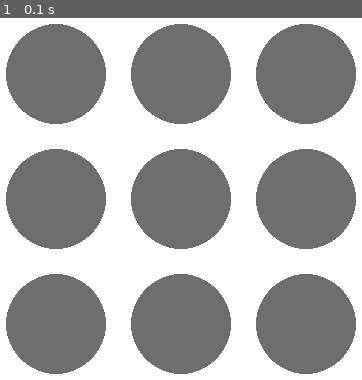
Above: before the commit, frame 1.
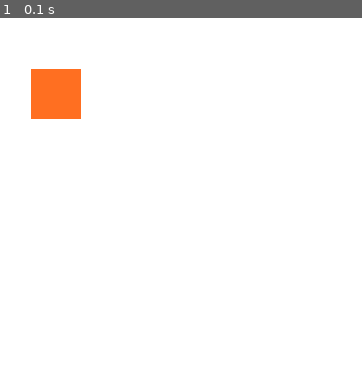
Above: after the commit, the same moment.

Repository: brooklyndippo/fruit-ninja-pygames
Game: pygame game, started from game.py
Same seed, same stepped clock (60 frames per second), same inputs: the game is played once before the commit and once after it.
Inputs:
- Up to frame 1 (0.1 s): no input

The runs differ from the first frame. In frame 1, 54% of the frame differs, in the area x 1-99%, y 1-99%.

Commit message:
draw a surface

Diff:
--- a/game.py
+++ b/game.py
@@ -5,6 +5,17 @@
 screen_width = 500
 screen_height = 500
 screen = pygame.display.set_mode([screen_height, screen_height])
+
+# Create a new instance of Surface
+surface = pygame.Surface((50, 50))
+surface.fill((255, 111, 33))
+
+# Clear screen
+screen.fill((255, 255, 255))
+
+# Draw the surface
+screen.blit(surface, (100, 120))
+
 
 # Creat the game loop
 running = True
@@ -14,26 +25,11 @@
         if event.type == pygame.QUIT:
             running = False
 
-    #clear the screen
-    screen.fill((255, 255, 255))
 
     #----------------------------------------------------------
     #YOUR DRAWING
-	# Draw a circle
-
-    color = (110, 110, 110)
-    for x in range(1,4):
-        part = screen_width/4
-        x_value = part * x
-
-        for y in range (1,4):
-            part = screen_height/4
-            y_value = part * y
-            position = (x_value, y_value)
-            pygame.draw.circle(screen, color, position, 50)
 
 
-	#pygame.draw.circle(screen, color, position, 50)
 
     #----------------------------------------------------------
 
